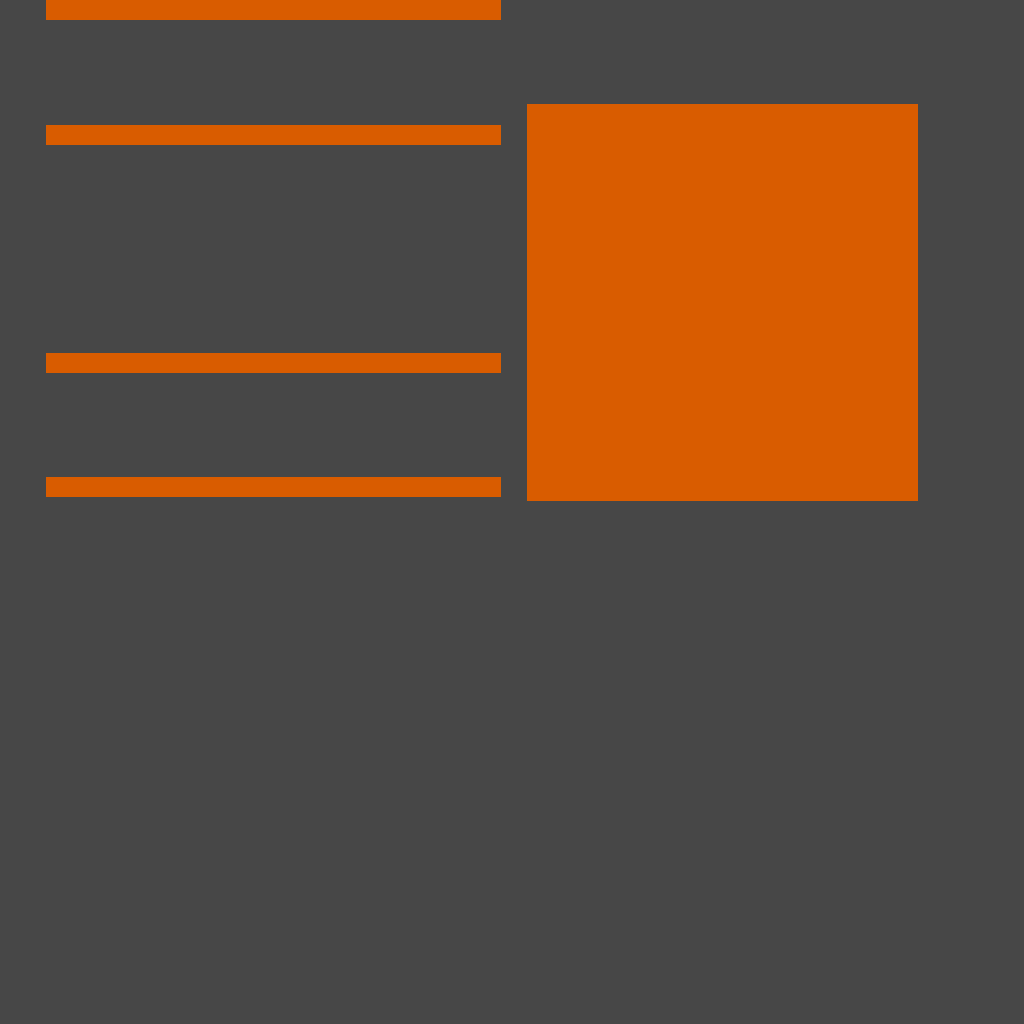
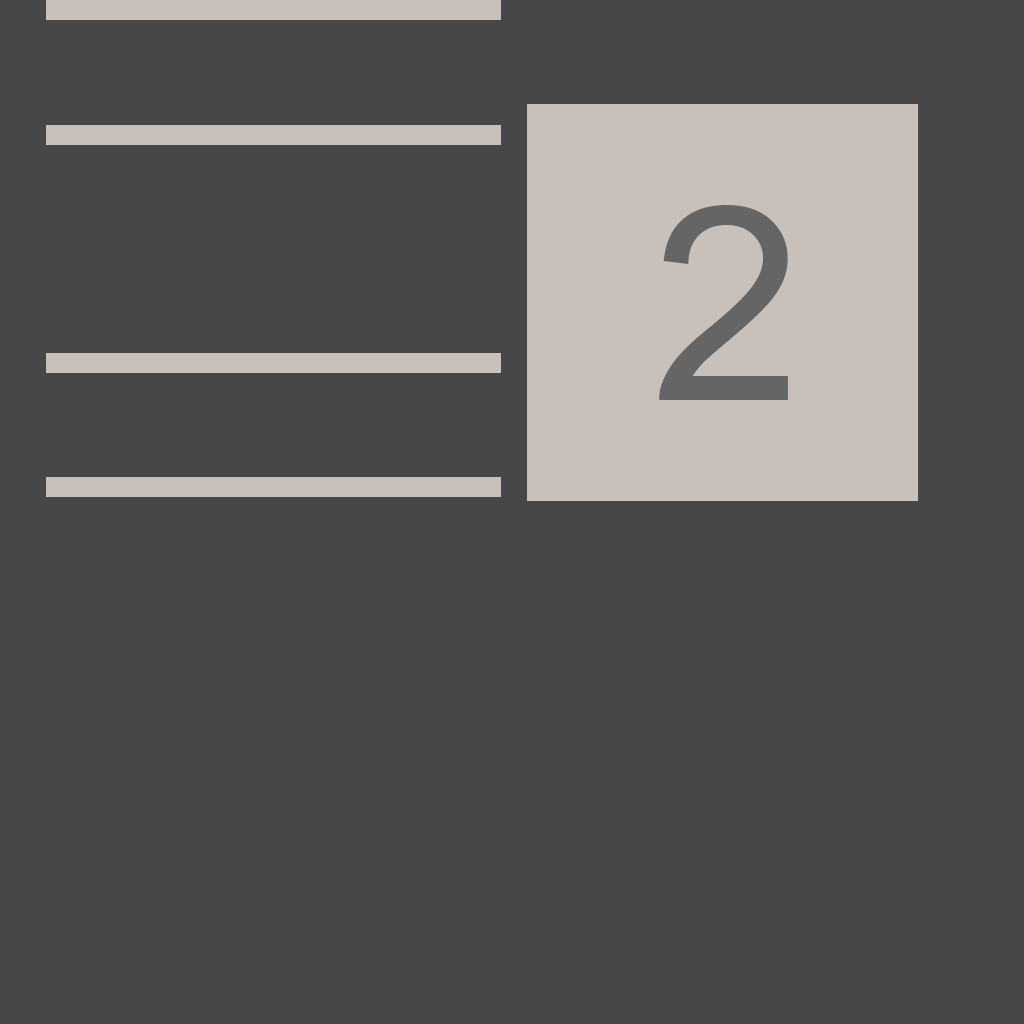
Before/after of a 1024x1024 layered artwork. What changed in the layer stack:
added group "TWO" with 32 layers above "ONE" over [46,0,918,501]
added group "off" (3rd of 4, in "TWO") with 6 layers in group "TWO" over [46,0,918,501]
added layer "2" (4th of 4, in "TWO" › "off") in group "off" over [659,205,788,400]
added layer "Rectangle 1 copy 3" (12th of 16, in "TWO" › "off") in group "off" over [46,0,501,20]
added layer "Rectangle 1 copy 2" (12th of 16, in "TWO" › "off") in group "off" over [46,125,501,145]
added layer "Rectangle 1 copy" (12th of 16, in "TWO" › "off") in group "off" over [46,353,501,373]
added layer "Rectangle 1" (12th of 16, in "TWO" › "off") in group "off" over [46,477,501,497]
added layer "top" (12th of 16, in "TWO" › "off") in group "off" over [527,104,918,501]
moved "Rectangle 1 copy 3" (16th of 16, in "ONE" › "off") into group "off", painted on it over [46,0,501,20]
moved "Rectangle 1 copy 2" (16th of 16, in "ONE" › "off") into group "off", painted on it over [46,125,501,145]
moved "Rectangle 1 copy" (16th of 16, in "ONE" › "off") into group "off", painted on it over [46,353,501,373]
moved "Rectangle 1" (16th of 16, in "ONE" › "off") into group "off", painted on it over [46,477,501,497]
moved "top" (16th of 16, in "ONE" › "off") into group "off", painted on it over [527,104,918,501]
